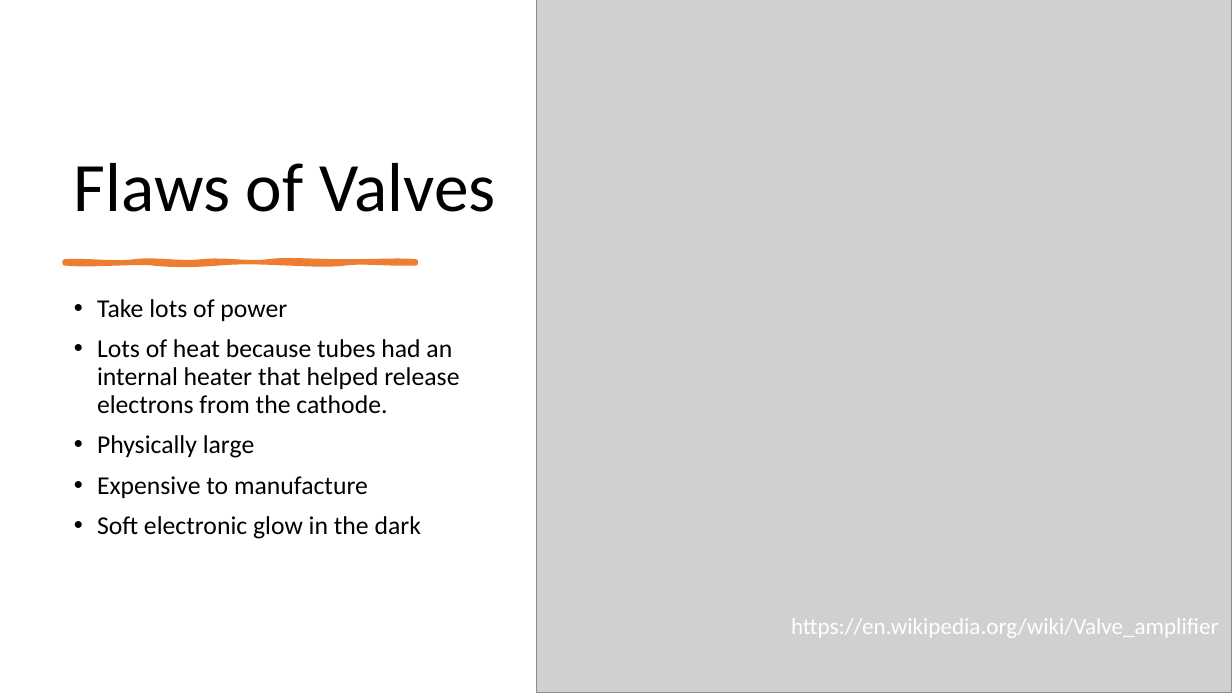
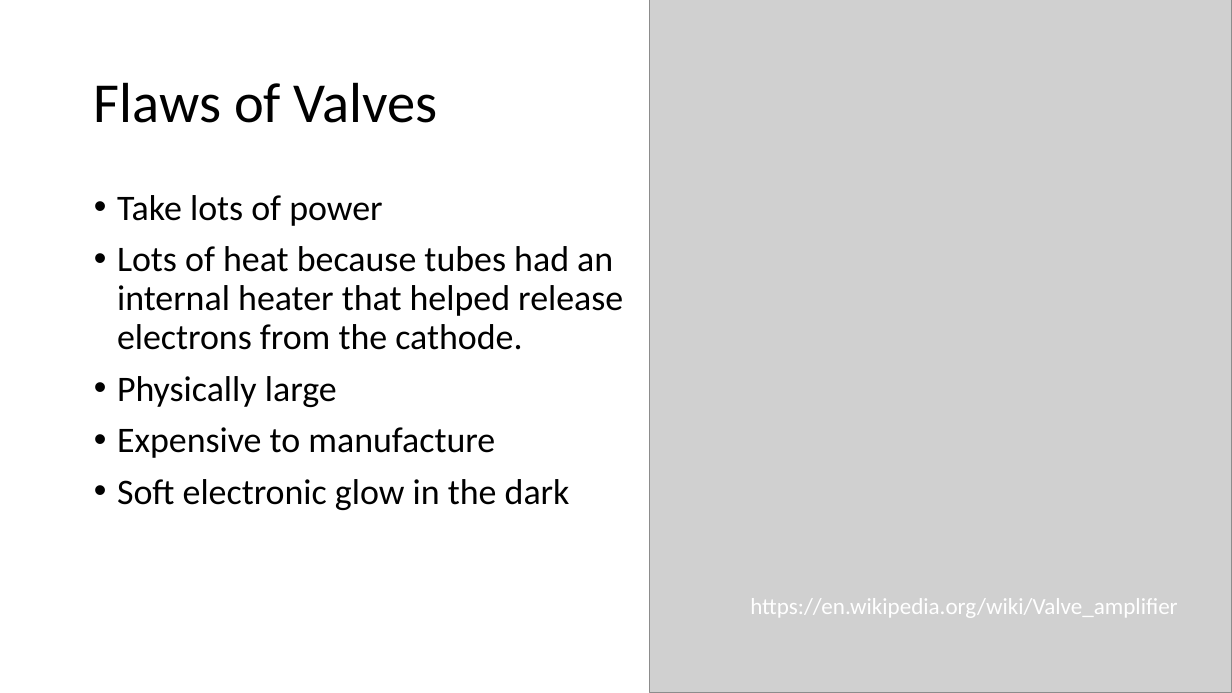
Before and after one commit to csev/ca4e, a slide deck: slide 6 of lectures/02-SolidState.pptx. Drawn at 1232x693 pixels with LibreOffice and Linux fonts; fonts in the diff are those of the drawing; grey boxes stand for pictures. Boxes give left, top, right and bottom in pixels: in the first picture for what was removed or moved away, otherwise in the second. Text is boxed around its words. In the diff, an @@ line names an element or a change of style, - is before the commit and + after.

```diff
--- a/lectures/02-SolidState.pptx
+++ b/lectures/02-SolidState.pptx
@@ picture: place and size @@
-picture at (537,0,1232,693)
+picture at (650,0,1232,693)
@@ title "Flaws of Valves": place and size @@
-title "Flaws of Valves" at (74,163,496,212)
+title "Flaws of Valves" at (94,82,438,123)
@@ title "Flaws of Valves" at (94,82,438,123): size 54 to 44 pt; vertical alignment bottom to middle @@
@@ text "Take lots of power": place and size @@
-text "Take lots of power" at (97,299,459,539)
+text "Take lots of power" at (117,195,623,510)
@@ text "Take lots of power" at (117,195,623,510): size 20 to 28 pt @@
@@ freeform shape removed at (65,262,416,263) @@
@@ text "https://en.wikipedia.org/wiki/Valve_amplifier": place and size @@
-text "https://en.wikipedia.org/wiki/Valve_amplifier" at (791,618,1219,638)
+text "https://en.wikipedia.org/wiki/Valve_amplifier" at (750,598,1178,618)
```
Also in this commit, not shown: 1 other slide changed, 1 slide added, 2 other files.
